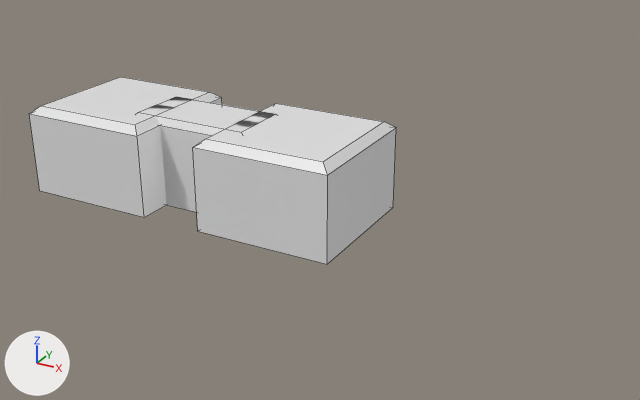
The OBJ model Assets/Models/Portal/NewBase2.obj: old version first, new version second.
Rendered twice from a 50 mm camera at (10.59, -18.08, 6.29) aimed at (0.61, 0.05, -2.78). Lighting does not change. The marker at lower left points along +X, +Y and +Z. Mesh edges are drawn as thin lines. Where no turn or scale is listed for an object, it has been applied to the vertices.

Names of what the first picture shows: 'Cube.001_Cube'.
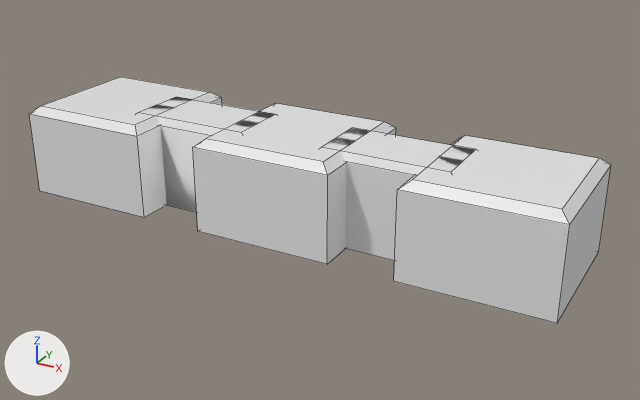
Changed parts and their boxes [x1, y1, x2, y2] in the pictures (640 x 400 px):
'Cube.001_Cube', reshaped (58% wider, 31% taller)
    before: [29, 77, 396, 264]
    after: [29, 77, 611, 323]
part 1 of me_cube_001_cube, added
    after: [394, 136, 611, 323]
part 2 of me_cube_001_cube, added
    after: [322, 128, 475, 261]

The edits, one by one:
me_cube_001_cube has 36 vertices, 30 faces and spans x -7.27..1.85, y -1.85..1.85, z -3.43..-0.99.
me_cube_001_cube is used by ob_cube_001_cube; location (0.0, 0.0, 0.0).
me_cube_001_cube part 1: the loose piece of 12 vertices spanning x -7.27..-3.56, y -1.85..1.85, z -3.43..-0.99 is copied, and the copy is mirrored in x about the mesh origin; it spans x 3.56..7.27, y -1.85..1.85, z -3.43..-0.99.
me_cube_001_cube part 2: the loose piece of 12 vertices spanning x -4.6..-0.89, y -0.93..0.93, z -3.43..-0.99 is copied, and the copy is mirrored in x about the mesh origin; it spans x 0.89..4.6, y -0.93..0.93, z -3.43..-0.99.
